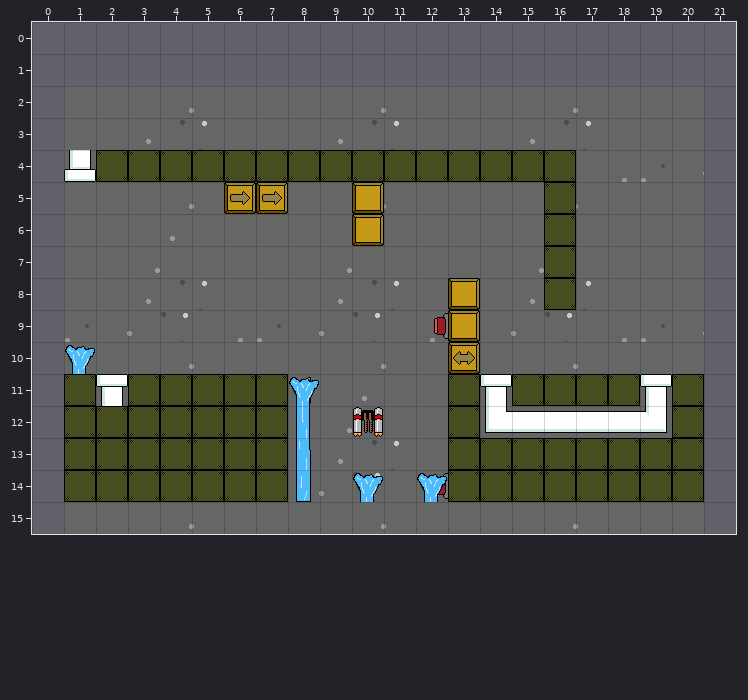
An edit to a level. Tiled map, Content/Level1.tmx. Above, as it was before the edit.
Cells are 32x32 px. Shown: x 0..21, y 0..15. The old version is drawn lined up with the new one.
The result:
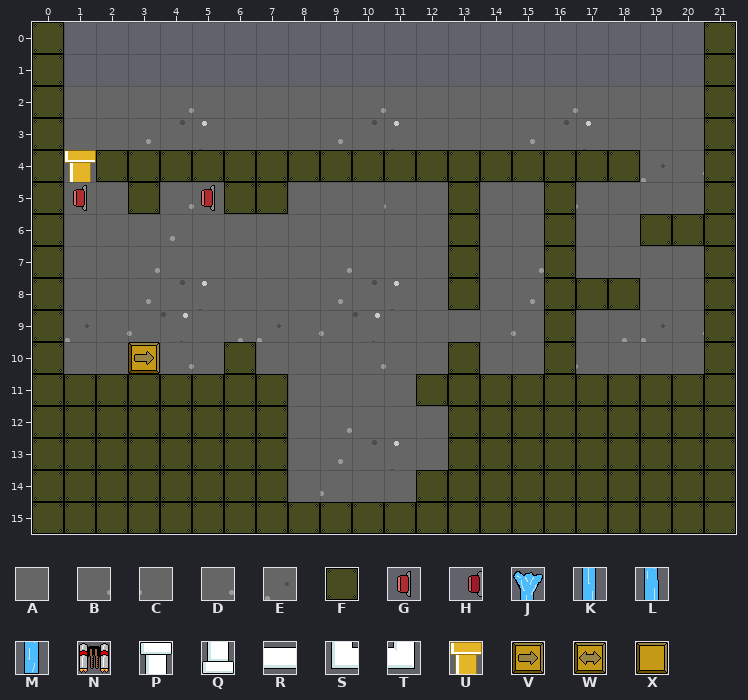
Key: from "background": A 0, B 3, C 4, D 14, E 24; from "brick": F 0; from "button": G 0; from "button-left": H 7; from "geyser": J 0, K 1, L 2, M 3; from "jetpack": N 0; from "pipe": P 0, Q 1, R 3, S 4, T 7, U 8; from "push_block": V 0, W 2, X 3.
_ is an empty cell, # one hidden under a higher layer.
Tiles replaced or removed in this view: A, B, C, D, E, G, H, J, K, L, M, N, P, Q, R, S, T, V, W, X.
The exact change:
Changed rows in their new state; . is an unchanged cell.
map size 20x14 -> 22x16 cells (old content now starts at 1,2; both pictures use the new coordinates)
Layer "Background":
first column x 0:
 0 F....................F
 1 F....................F
 2 F....................F
 3 F....................F
 4 FU...................F
 5 F....................F
 6 F....................F
 7 F....................F
 8 F....................F
 9 F....................F
10 F....................F
11 F....................F
12 F..............#.....F
13 F....................F
14 F....................F
15 FFFFFFFFFFFFFFFFFFFFFF
Layer "Foreground":
first column x 1:
 4 U...............FF..
 5 G.F.GFF..A..F.......
 6 .........A..F.....FF
 7 ............F.......
 8 ............F...FF..
 9 ...........AA..F....
10 A.V..F......F..F....
11 .F.....A.A.F.F....F.
12 .......A.A...FFFFFF.
13 .......A............
14 .......A.A.F........
Layer "Objects" (removed):
first column x 6:
 5 __.._...
 6 ...._...
 8 ......._
 9 ......__
10 ......._
11 .._.....
12 ...._...
14 ......_.
Layer "Geysers" (removed):
first column x 1:
 4 _
first column x 1:
10 _..................
11 ._....._....._...._
12 ......._.....______
13 ......._...........
14 ......._._._.......
